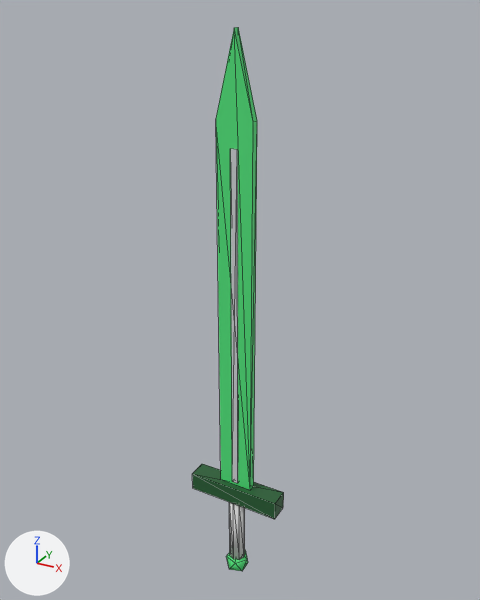
An edit to the glTF model assets/models/items/terra_blade.glb, drawn before and after from the same camera.
Rendered twice from a 50 mm lens placed at (0.701, -1.258, 1.236), pointed at (-0.015, 0.043, 0.585). Lighting does not change. The marker at lower left points along +X, +Y and +Z. The first picture is the older version. Mesh edges are drawn as thin lines. Vertices at exactly the same position are counted once.

The older version as bpy lines, for what is in view:
```python
me_terra_blade_v0 = bpy.data.meshes.new('terra_blade_v0')
me_terra_blade_v0.from_pydata(...)  # 54 vertices, 88 faces; spans x -0.126..0.126, y -0.03..0.03, z -0.235..1.2
# faces by material slot: [28, 44, 16]
me_terra_blade_v0.materials.append(mat_prop_dark_planks)
me_terra_blade_v0.materials.append(mat_prop_iron)
me_terra_blade_v0.materials.append(mat_prop_iron_glow)
ob_terra_blade_v0 = bpy.data.objects.new('terra_blade_v0', me_terra_blade_v0)
ob_terra_blade_v0.location = (0.0, 0.0, 0.0)
```
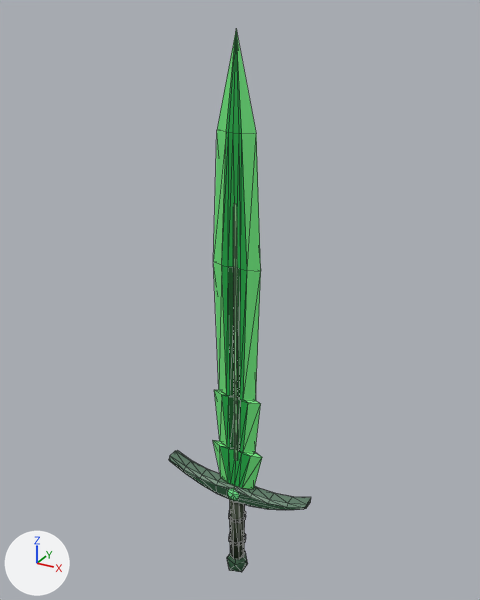
The change, as a diff of the scene's bpy script:
```diff
--- a/assets/models/items/terra_blade.glb.py
+++ b/assets/models/items/terra_blade.glb.py
@@ mat_prop_iron_metal_glow @@
+mat_prop_iron_metal_glow = bpy.data.materials.new('prop:iron:metal:glow')
+# nodes: BsdfPrincipled, Mix, OutputMaterial, VertexColor
+# colours: white #e7e7e7, mixed with the vertex colours
@@ mat_prop_plain_glow @@
+mat_prop_plain_glow = bpy.data.materials.new('prop:plain:glow')
+# nodes: BsdfPrincipled, Mix, OutputMaterial, VertexColor
+# colours: white #e7e7e7, mixed with the vertex colours
@@ me_terra_blade_v0 @@
 # used by ob_terra_blade_v0; location = (0.0, 0.0, 0.0)
-me_terra_blade_v0.from_pydata(...)  # 54 vertices, 88 faces; spans x -0.126..0.126, y -0.03..0.03, z -0.235..1.2
+me_terra_blade_v0.from_pydata(...)  # 237 vertices, 414 faces; spans x -0.207..0.207, y -0.031..0.029, z -0.239..1.198
+# me_terra_blade_v0 part 1: a new loose piece, an 8-sided cylinder along z spanning x -0.021..0.021, y -0.021..0.021, z -0.18..0.02, in mat_prop_dark_planks
+# me_terra_blade_v0 part 2: the loose piece of 12 vertices spanning x -0.031..0.031, y -0.03..0.03, z -0.235..-0.165 is moved by (0.0, 0.0, -0.005)
+# me_terra_blade_v0 part 3: a new loose piece, an icosphere of 20 faces spanning x -0.02..0.02, y -0.031..-0.009, z 0.024..0.068, in mat_prop_iron_glow
+# me_terra_blade_v0 part 4: the loose piece of 10 vertices spanning x -0.045..0.045, y -0.009..0.009, z 0.07..1.2 is rebuilt with 85 vertices and now spans x -0.074..0.074, y -0.014..0.014, z 0.068..1.198
+# me_terra_blade_v0 part 5: the loose piece of 8 vertices spanning x -0.008..0.008, y -0.012..0.012, z 0.08..0.96 is rebuilt with 8 vertices and now spans x -0.005..0.005, y -0.011..-0.001, z 0.15..0.84, in mat_prop_plain_glow
+# me_terra_blade_v0 part 6: the loose piece of 8 vertices spanning x -0.126..0.126, y -0.025..0.025, z 0.02..0.07 is rebuilt with 72 vertices and now spans x -0.207..0.207, y -0.023..0.023, z 0.02..0.092
+# me_terra_blade_v0 part 7: a new loose piece of 16 vertices spanning x -0.025..0.025, y -0.025..0.025, z -0.126..-0.114, in mat_prop_dark_planks
+# me_terra_blade_v0 part 8: a new loose piece of 16 vertices spanning x -0.025..0.025, y -0.025..0.025, z -0.046..-0.034, in mat_prop_dark_planks
+# me_terra_blade_v0 part 9
+# 16 vertices are removed from x -0.022..0.022, y -0.022..0.022, z -0.18..0.02
+# 28 faces are deleted
 me_terra_blade_v0.materials.append(mat_prop_dark_planks)
@@ me_terra_blade_v0 @@
 me_terra_blade_v0.materials.append(mat_prop_iron_glow)
+me_terra_blade_v0.materials.append(mat_prop_iron_metal_glow)
+me_terra_blade_v0.materials.append(mat_prop_plain_glow)
```

Pixel boxes (x1, y1, x2, y2) of what changed, in the pictures (480 x 600 px; the box of a moved part takes in the faces that stretch with it):
'terra_blade_v0', reshaped (54% wider): before (192, 27, 284, 571); after (169, 30, 311, 572)
part 1 of me_terra_blade_v0, added: after (230, 500, 245, 559)
part 2 of me_terra_blade_v0, moved or reshaped: before (226, 550, 248, 571); after (227, 551, 248, 572)
part 3 of me_terra_blade_v0, added: after (227, 488, 239, 501)
part 4 of me_terra_blade_v0, rebuilt (19% wider): before (216, 27, 257, 490); after (213, 30, 262, 489)
part 5 of me_terra_blade_v0, rebuilt: before (230, 149, 238, 483); after (234, 204, 238, 461)
part 6 of me_terra_blade_v0, rebuilt (54% wider, 9% taller): before (192, 464, 284, 519); after (169, 450, 311, 510)
part 7 of me_terra_blade_v0, added: after (229, 533, 246, 546)
part 8 of me_terra_blade_v0, added: after (229, 510, 246, 523)
part 9 of me_terra_blade_v0, deleted: before (229, 502, 245, 560)
